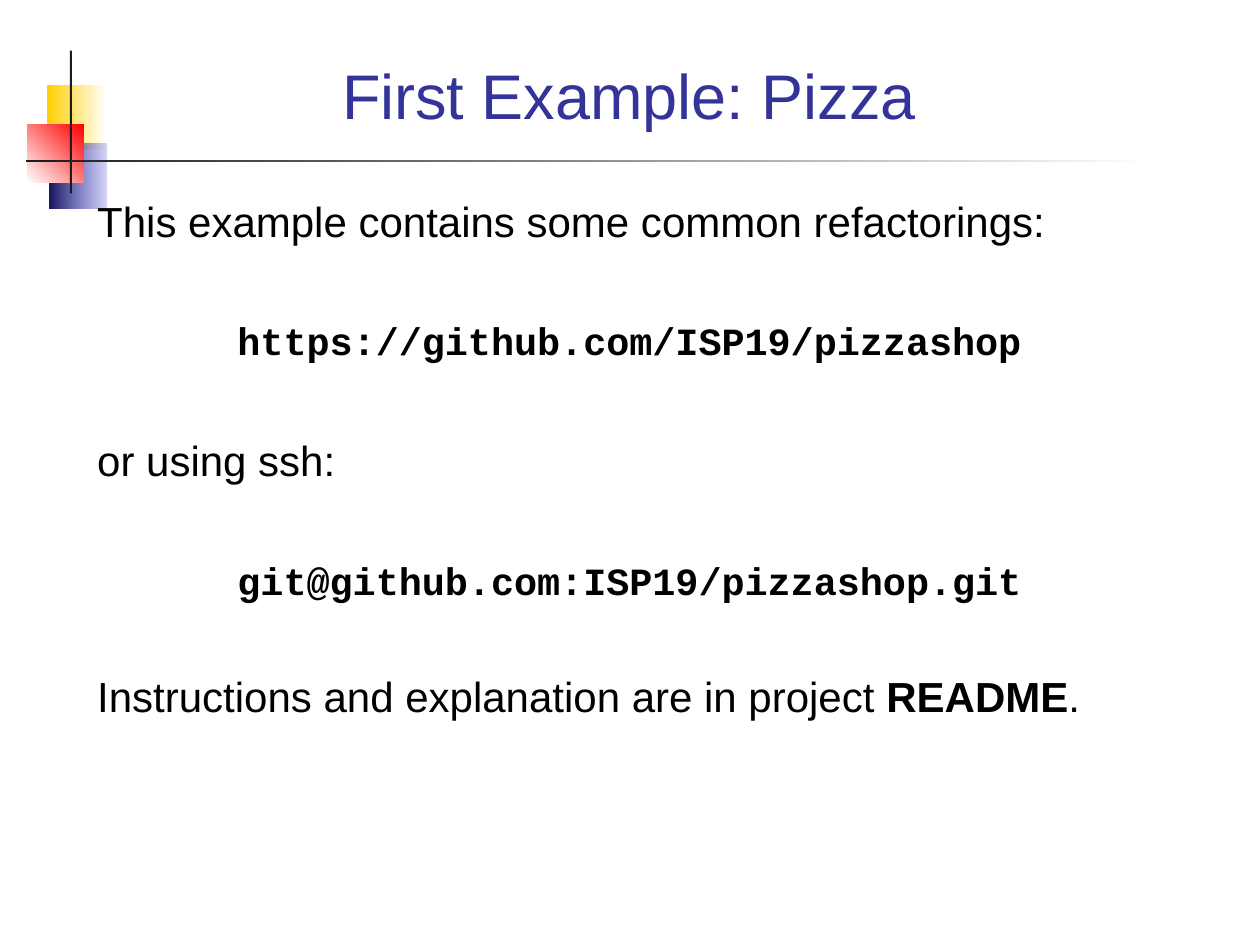
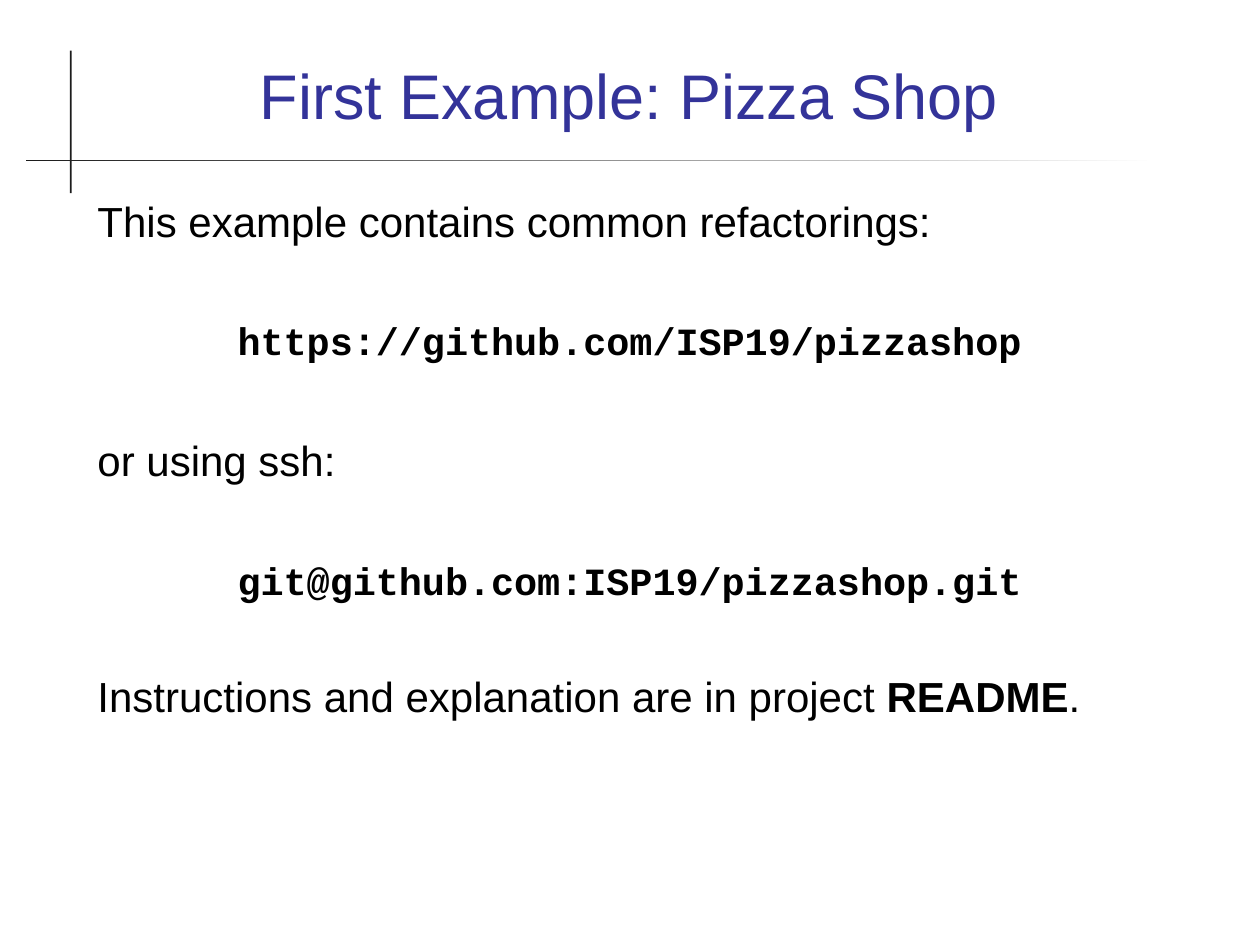
Before and after one commit to cpske/ISP, a slide deck: slide 9 of refactoring/Refactoring.ppt (slide 8 before the commit). Drawn at 1260x945 pixels with LibreOffice and Linux fonts; fonts in the diff are those of the drawing. Boxes give left, top, right and bottom in pixels: in the first picture for what was removed or moved away, otherwise in the second. Text is boxed around its words. In the diff, an @@ line names an element or a change of style, - is before the commit and + after.

Commit message:
update refactoring slides, minor change in agile assignment

```diff
--- a/refactoring/Refactoring.ppt
+++ b/refactoring/Refactoring.ppt
@@ rectangle removed at bbox=[47, 84, 106, 150] @@
@@ title at bbox=[260, 73, 998, 131]: text changed @@
-First Example: Pizza
+First Example: Pizza Shop
@@ rectangle removed at bbox=[28, 125, 84, 183] @@
@@ rectangle removed at bbox=[49, 144, 106, 209] @@
@@ text at bbox=[97, 206, 931, 245]: text changed @@
-This example contains some common refactorings:
+This example contains common refactorings:
```
Also in this commit, not shown: 27 other slides changed, 9 other files.
